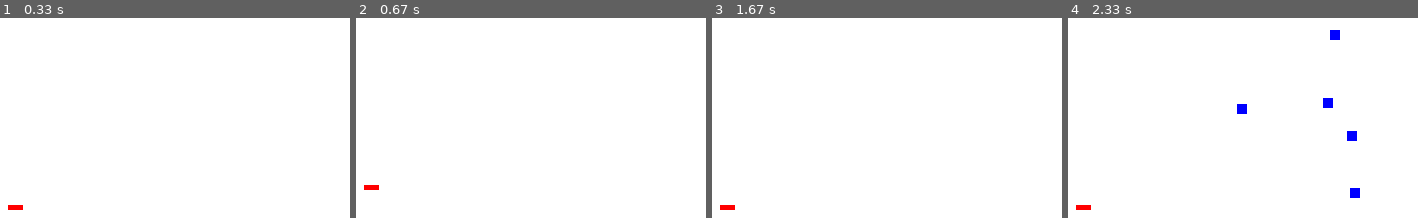
Above: before the commit, frames 1-4 (left to right).
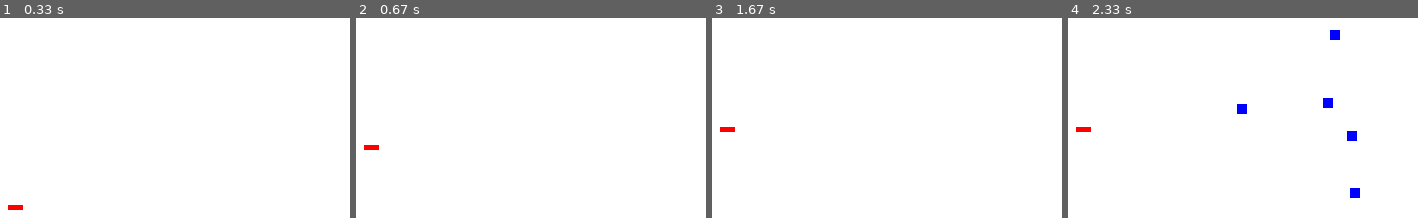
Above: after the commit, the same moments.

Repository: spoonsandhangers/learning_pygame
Game: pygame game, started from shootgames/basics.py
The game is run twice, just before and just after one commit, with the same random seed, the same clock (stepped at 60 frames per second) and the same inputs.
Inputs:
- Up to frame 1 (0.33 s): no input
- Up to frame 2 (0.67 s): hold Up from 0.33 s (still down)
- Up to frame 3 (1.67 s): release Up at 0.8 s; hold Down 0.83-1.13 s; hold Up 1.17-1.53 s; hold Down from 1.57 s (still down)
- Up to frame 4 (2.33 s): release Down at 1.93 s; hold Up 1.97-2.27 s; hold Down from 2.3 s (still down)
The pictures show only the part of the screen within x 2-52%, y 3-53%; the shares and areas given below are measured in that part.

Frame 1 is identical in both runs. In frame 2, 0.2% of the frame differs, in the area x 2-7%, y 63-86%; in frame 3, 0.2%; in frame 4, 0.2%.

Commit message:
keyboard controls for the player are now smooth

Diff:
--- a/shootgames/basics.py
+++ b/shootgames/basics.py
@@ -45,27 +45,11 @@
         self.image.fill(color)
         self.screen_width = screen_width
         self.screen_height = screen_height
-        self.speed_up = -20
-        self.speed_down = 20
-        self.stop = 0
 
         self.rect = self.image.get_rect()
         self.rect.x = 20
         self.rect.y = screen_height // 2
 
-    def set_speed(self, speed_up,speed_down,stop):
-        self.speed_up = speed_up
-        self.speed_down = speed_down
-        self.stop = stop
-
-    def moveup(self):
-        self.rect.y += self.speed_up
-
-    def movedown(self):
-        self.rect.y += self.speed_down
-
-    x_coord = 23
-    y_coord = 32
 
 def main():
     """ Main function for the game. """
@@ -113,6 +97,11 @@
     clock = pygame.time.Clock()
 
 
+    #player starting speed
+    y_speed = 0
+
+    # Player starting position
+    y_coord = screen_height // 2
 
     # -------- Main Program Loop -----------
     while not done:
@@ -121,17 +110,31 @@
             if event.type == pygame.QUIT:
                 done = True
 
+            # User pressed down on a key
             elif event.type == pygame.KEYDOWN:
-                # Figure out if it was an arrow key. If so
+                # Figure out if it was an up or down arrow key. If so
                 # adjust speed.
+
                 if event.key == pygame.K_UP:
-                    player.moveup()
+                    y_speed = -3
                 elif event.key == pygame.K_DOWN:
-                    player.movedown()
+                    y_speed = 3
+
+            # User let up on a key
+            elif event.type == pygame.KEYUP:
+                # If it is an arrow key, reset vector back to zero
+                if event.key == pygame.K_UP or event.key == pygame.K_DOWN:
+                    y_speed = 0
 
         # ALL EVENT PROCESSING SHOULD GO ABOVE THIS COMMENT
 
         # ALL GAME LOGIC SHOULD GO BELOW THIS COMMENT
+        #update player y speed
+        y_coord += y_speed
+        #update payer y coordinate
+        player.rect.y = y_coord
+
+
         all_spites_list.update()
         # ALL GAME LOGIC SHOULD GO ABOVE THIS COMMENT
 
